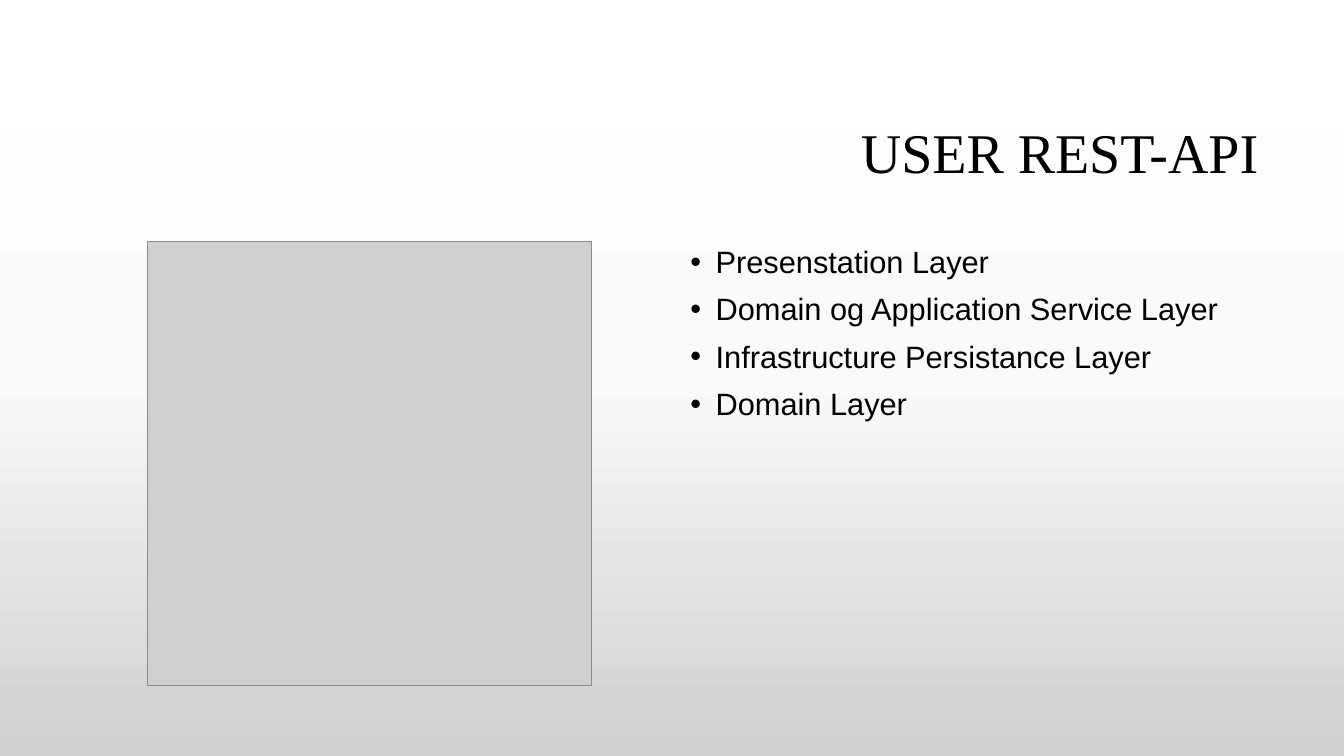
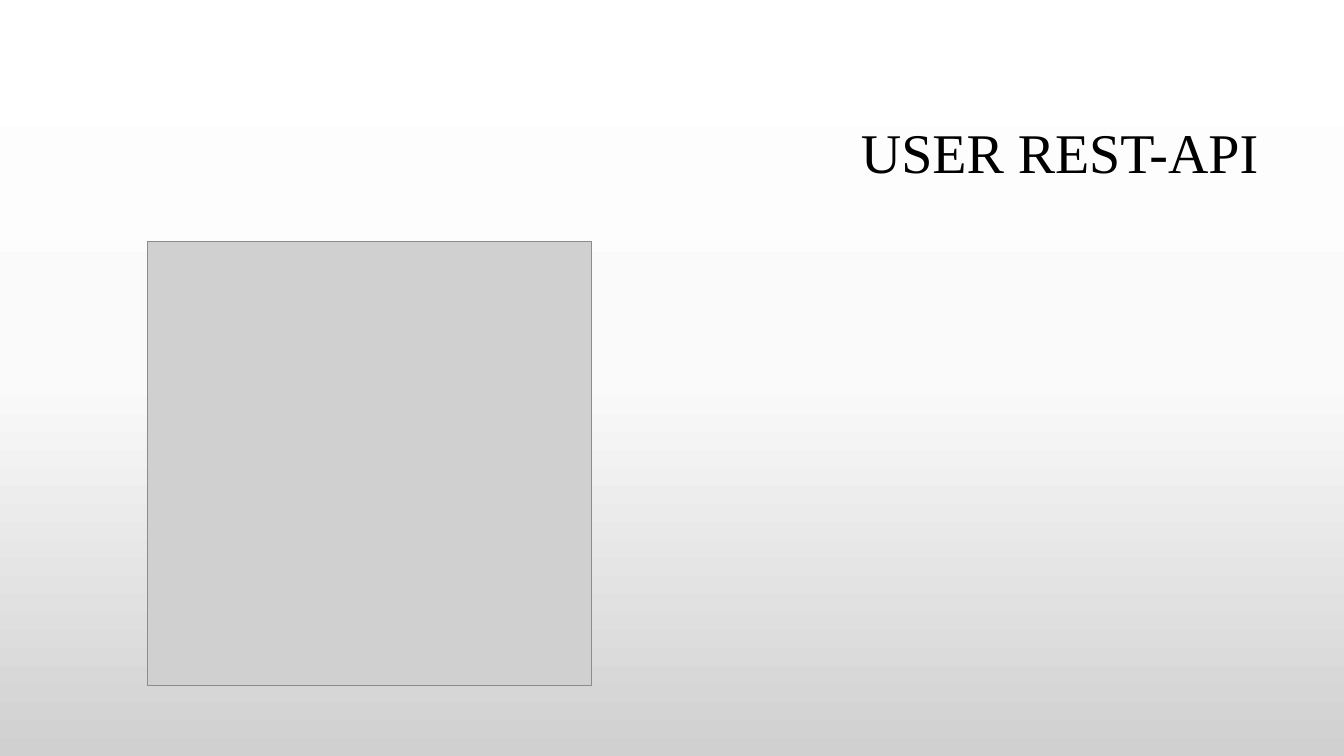
Before and after one commit to GitDeveloperBel/Kafka, a slide deck: slide 9 of presentation.pptx. Drawn at 1344x756 pixels with LibreOffice and Linux fonts; fonts in the diff are those of the drawing; grey boxes stand for pictures; background and template pictures are left out. Boxes give left, top, right and bottom in pixels: in the first picture for what was removed or moved away, otherwise in the second. Text is boxed around its words. In the diff, an @@ line names an element or a change of style, - is before the commit and + after.

```diff
--- a/presentation.pptx
+++ b/presentation.pptx
@@ text removed at [716,250,1218,420] @@
-• Presenstation Layer
-• Domain og Application Service Layer
-• Infrastructure Persistance Layer
-• Domain Layer
```
Also in this commit, not shown: 10 other slides changed, 5 slides added, 2 slides removed, 11 other files.
